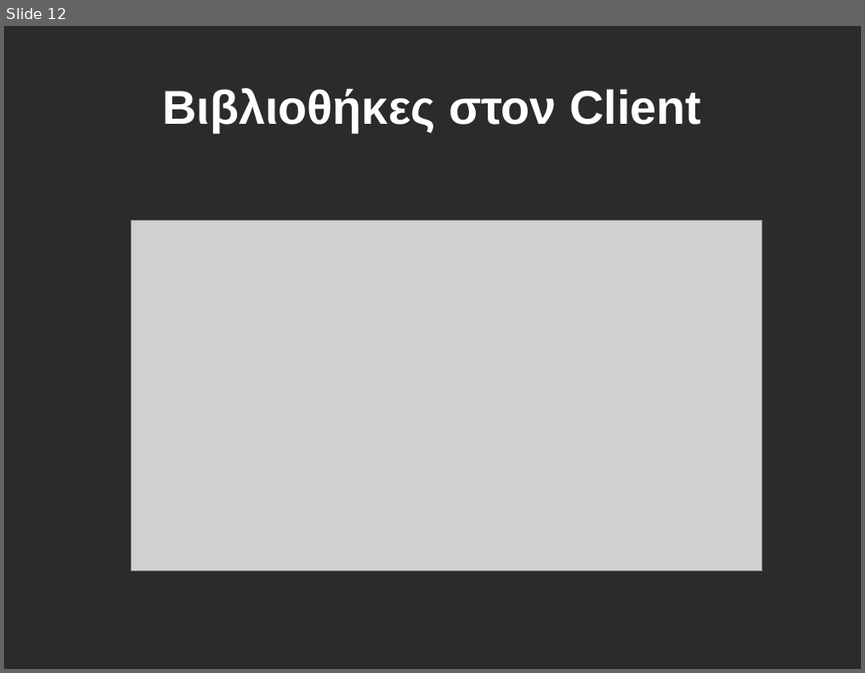
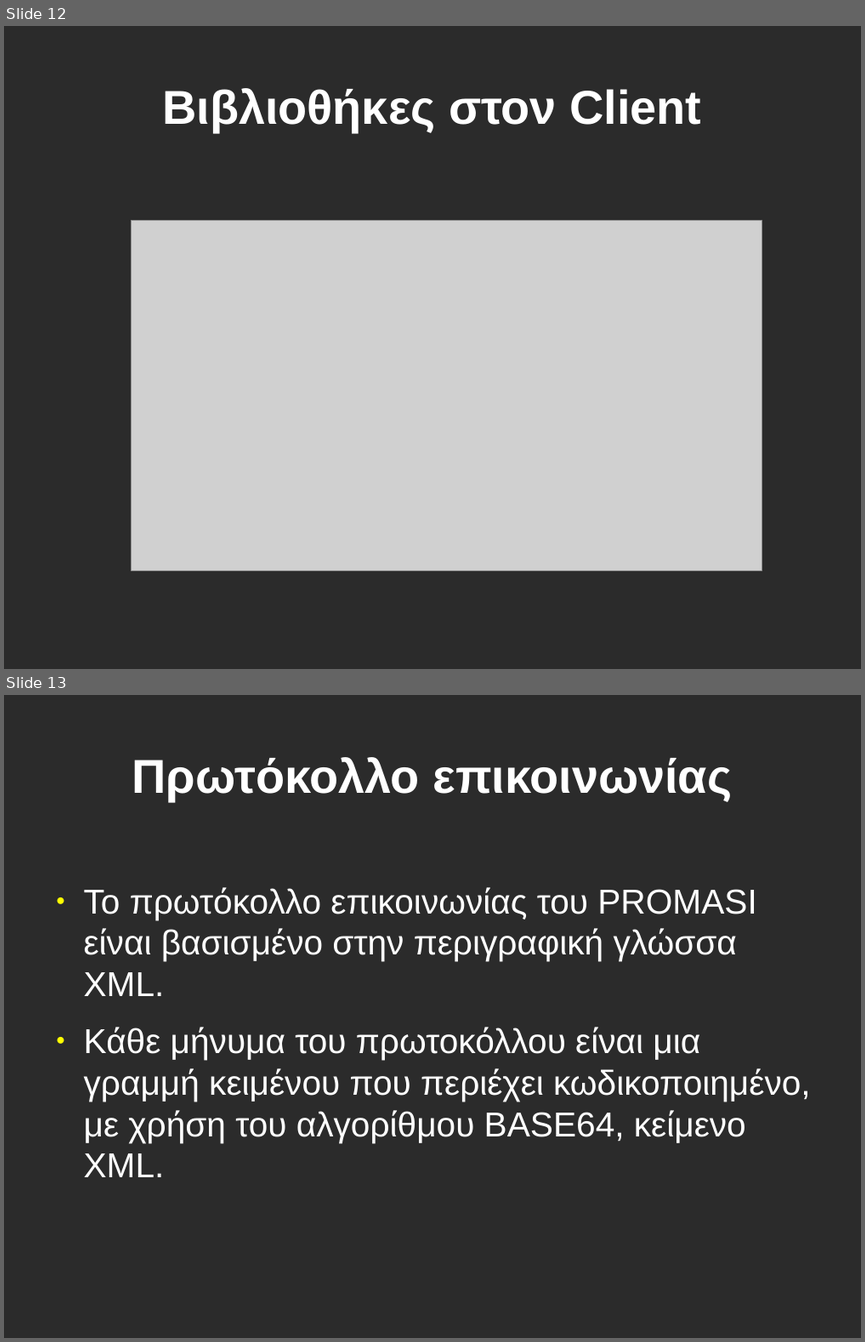
Before and after one commit to npetalid/Promasi-V2, a slide deck: Documentation/El/Slides/Presentation.odp. Shown one above the other, each under a label of ours: slide 12 before the commit, slides 12 and 13 after it. The pictures are 865x673 and 865x1342 pixels, drawn with LibreOffice and Linux fonts; fonts in the diff are those of the drawing; grey boxes stand for pictures; background and template pictures are left out; a plain dark background stands for a picture behind light text. Boxes give left, top, right and bottom in pixels: in the first picture for what was removed or moved away, otherwise in the second. Text is boxed around its words. In the diff, an @@ line names an element or a change of style, - is before the commit and + after.

```diff
--- a/Documentation/El/Slides/Presentation.odp
+++ b/Documentation/El/Slides/Presentation.odp
@@ slide 13 added at [4, 695, 861, 1338], background picture (left out) @@
@@ title added at [132, 757, 732, 801], 44 pt, text #FFFFFF, bold @@
+Πρωτόκολλο επικοινωνίας
@@ text added at [84, 887, 811, 1177], 32 pt, text #FFFFFF @@
+● Το πρωτόκολλο επικοινωνίας του PROMASI είναι βασισμένο στην περιγραφική γλώσσα XML.
+● Κάθε μήνυμα του πρωτοκόλλου είναι μια γραμμή κειμένου που περιέχει κωδικοποιημένο, με χρήση του αλγορίθμου BASE64, κείμενο XML.
```
Also in this commit, not shown: 2 slides changed, 5 other slides added, 1 slide removed.
